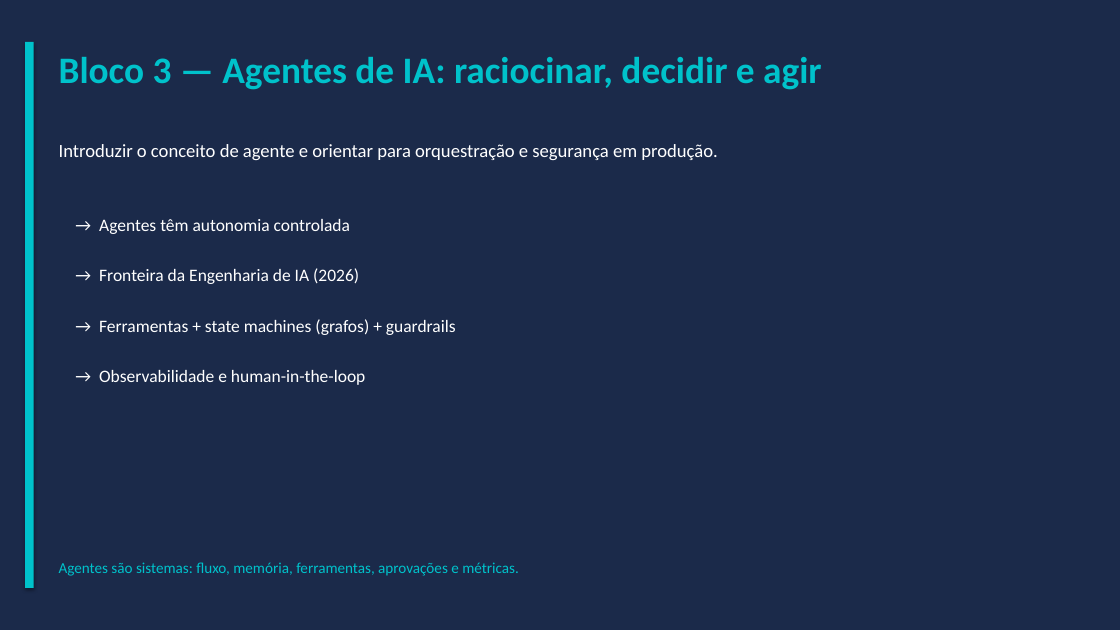
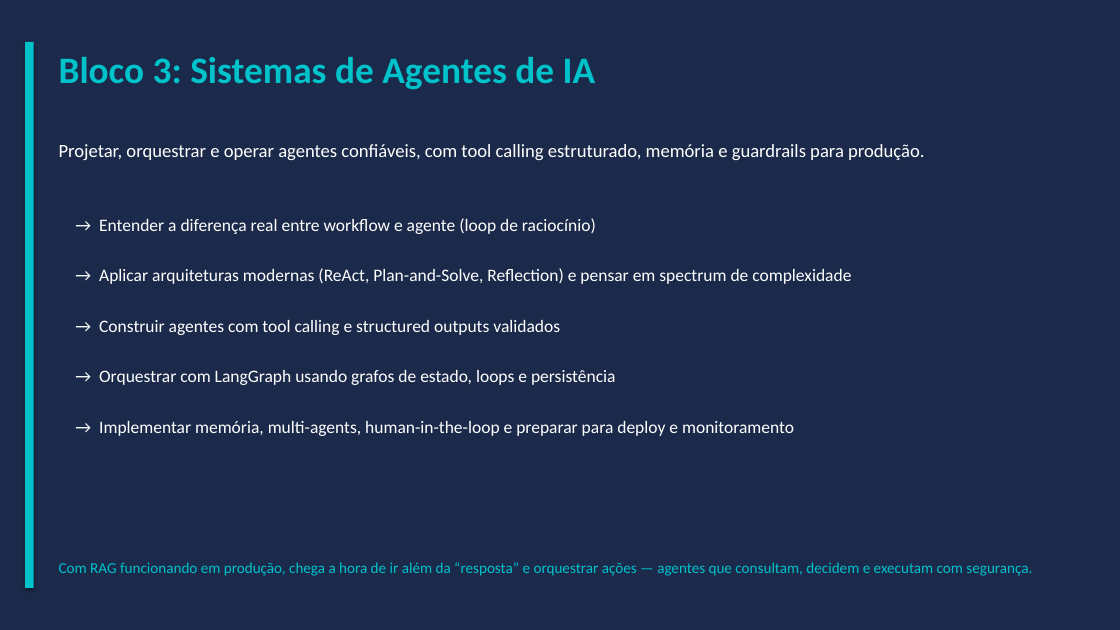
Before and after one commit to caio-moliveira/ai-engineer-roadmap, a slide deck: slide 8 of 03-ai-agents/09-agents-in-production/artifacts/presentation_final.pptx. Drawn at 1120x630 pixels with LibreOffice and Linux fonts; fonts in the diff are those of the drawing. Boxes give left, top, right and bottom in pixels: in the first picture for what was removed or moved away, otherwise in the second. Text is boxed around its words. In the diff, an @@ line names an element or a change of style, - is before the commit and + after.

```diff
--- a/03-ai-agents/09-agents-in-production/artifacts/presentation_final.pptx
+++ b/03-ai-agents/09-agents-in-production/artifacts/presentation_final.pptx
@@ text at [59, 57, 596, 90]: text changed @@
-Bloco 3 — Agentes de IA: raciocinar, decidir e agir
+Bloco 3: Sistemas de Agentes de IA
@@ text at [59, 144, 924, 160]: text changed @@
-Introduzir o conceito de agente e orientar para orquestração e segurança em produção.
+Projetar, orquestrar e operar agentes confiáveis, com tool calling estruturado, memória e guardrails para produção.
@@ text at [99, 218, 596, 234]: text changed @@
-→ Agentes têm autonomia controlada
+→ Entender a diferença real entre workflow e agente (loop de raciocínio)
@@ text at [99, 268, 851, 284]: text changed @@
-→ Fronteira da Engenharia de IA (2026)
+→ Aplicar arquiteturas modernas (ReAct, Plan-and-Solve, Reflection) e pensar em spectrum de complexidade
@@ text at [99, 320, 560, 335]: text changed @@
-→ Ferramentas + state machines (grafos) + guardrails
+→ Construir agentes com tool calling e structured outputs validados
@@ text at [99, 370, 616, 385]: text changed @@
-→ Observabilidade e human-in-the-loop
+→ Orquestrar com LangGraph usando grafos de estado, loops e persistência
@@ text at [99, 421, 794, 436]: text changed; size 13 to 15 pt; text colour #00C2CB to #FFFFFF @@
-Agentes são sistemas: fluxo, memória, ferramentas, aprovações e métricas.
+→ Implementar memória, multi-agents, human-in-the-loop e preparar para deploy e monitoramento
@@ text added at [59, 562, 1032, 576], 13 pt, text #00C2CB @@
+Com RAG funcionando em produção, chega a hora de ir além da “resposta” e orquestrar ações — agentes que consultam, decidem e executam com segurança.
```
Also in this commit, not shown: 11 other slides changed, 2 slides added, 2 slides removed, 24 other files.
